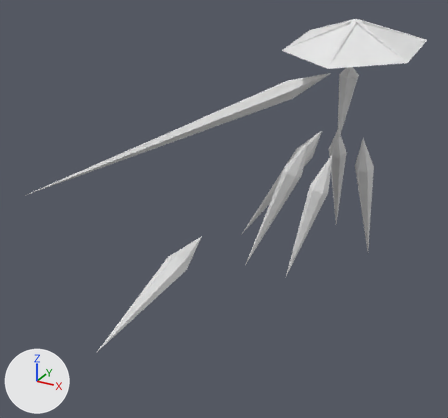
The glTF model glb_imports/ClarityDressShardsMaster.glb: old version first, new version second.
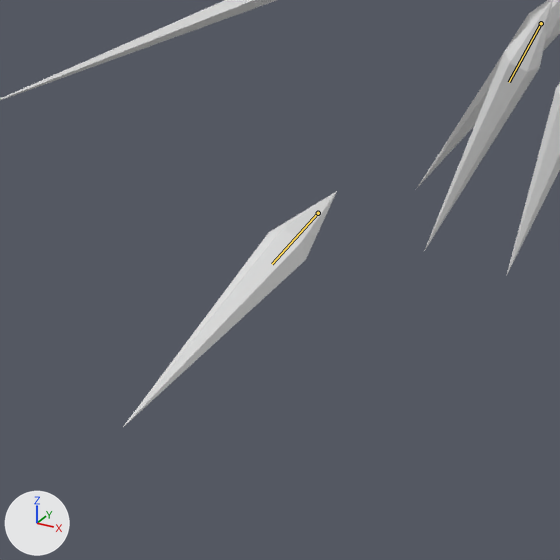
Each version is shown whole from a 50 mm lens placed at (19.0, -58.9, 22.5), pointed at (-9.3, -7.4, -3.2), then close up on the part from 8% to 70% of the width and 34% to 100% of the height. Every picture has the same lights, and +X, +Y and +Z are marked at lower left. The first two pictures are the older version. Both versions are drawn at frame 134 of the action 'SingleShardSequence1'; the numbers are the values there. The bones that change, and the others that lie on the model, are drawn over the model as lines in the close-ups.

Objects in the first close-up: 'Arm', 'BackRight', 'FrontLeft', 'FrontRight', 'MiddleRight'.
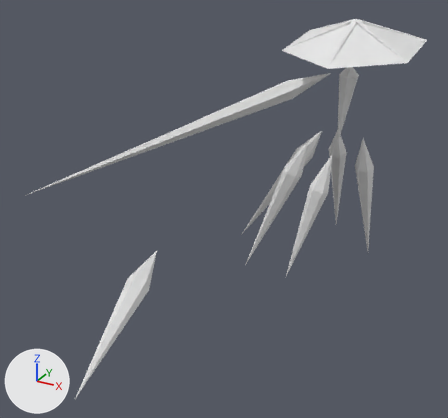
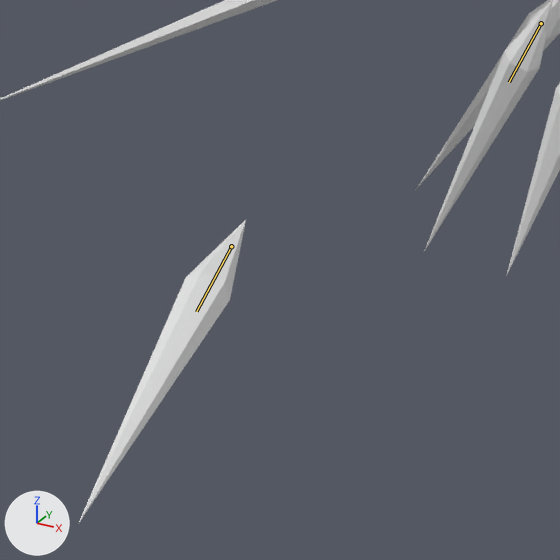
The edits, one by one:
Bone 'Front.L' (bone_front_l) moves from (9.76, 6.05, 13.26) to (11.09, 6.7, 17.79).
Bone 'Front.L' (bone_front_l) turns from (76, 25, 46) to (63, 24, 44) degrees about its own x, y and z.

What differs and where, as boxes (x1, y1, x2, y2) in the close-ups (560 x 560 px):
'FrontLeft', posed (21% narrower, 29% taller): before (123, 191, 337, 427); after (78, 220, 246, 524)
bone 'Front.L', root to tip: before (318, 213) to (272, 264); after (231, 246) to (196, 311)
